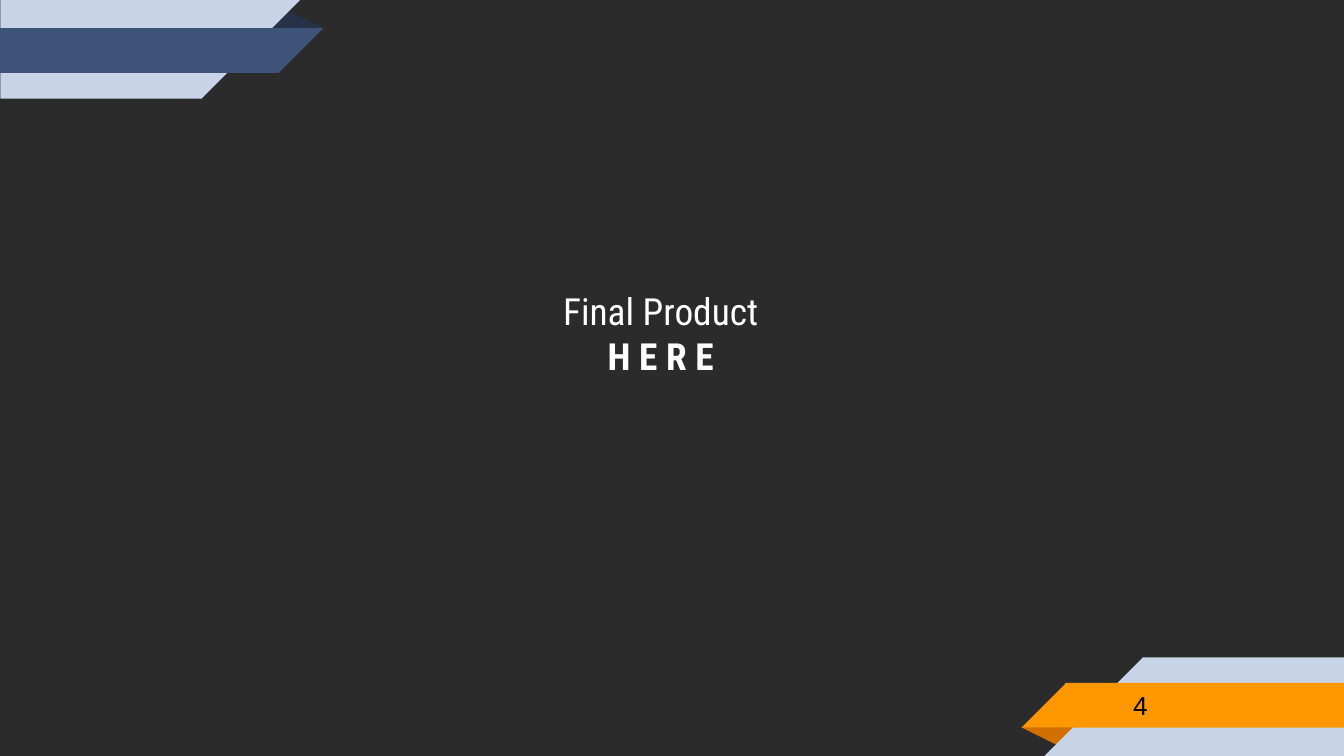
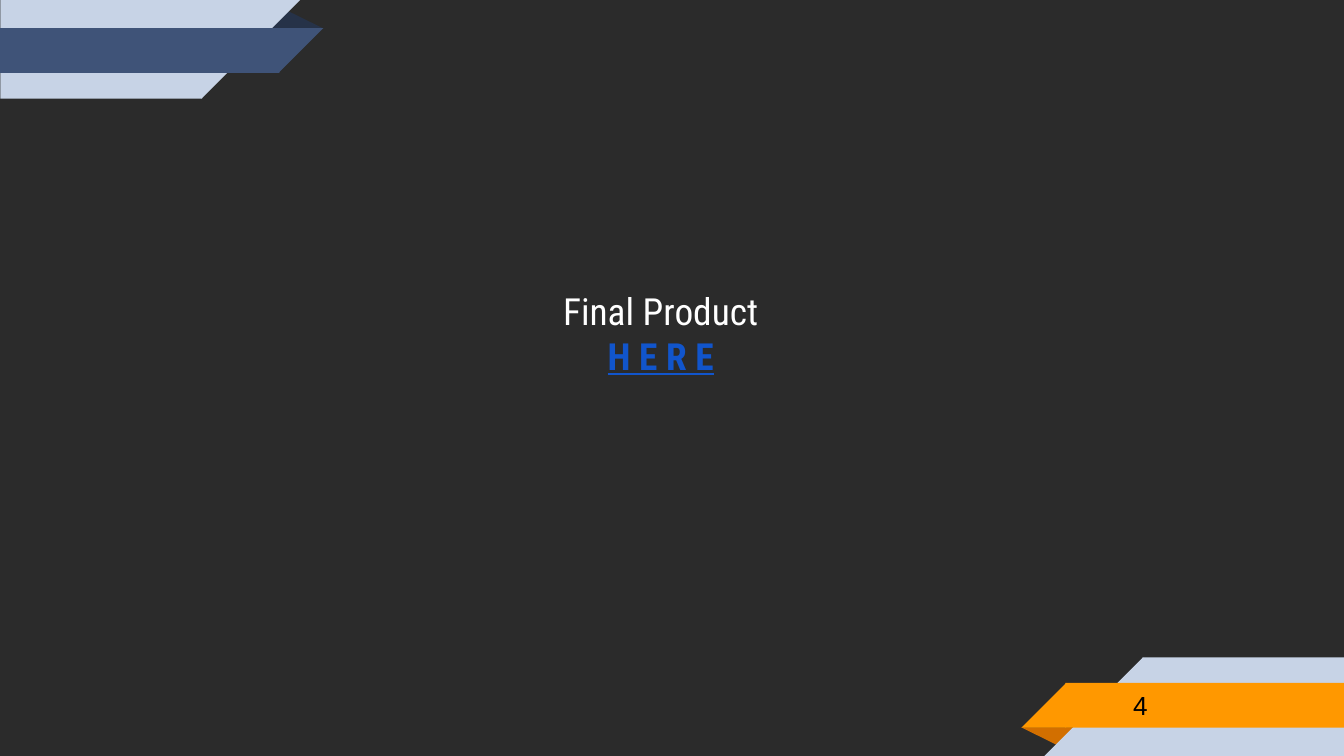
Before and after one commit to rtgiles/EventLite, a slide deck: slide 4 of EventLite.pptx. Drawn at 1344x756 pixels with LibreOffice and Linux fonts; fonts in the diff are those of the drawing; background and template pictures are left out; a plain dark background stands for a picture behind light text. Boxes give left, top, right and bottom in pixels: in the first picture for what was removed or moved away, otherwise in the second. Text is boxed around its words. In the diff, an @@ line names an element or a change of style, - is before the commit and + after.

```diff
--- a/EventLite.pptx
+++ b/EventLite.pptx
@@ title at (x1=608, y1=343, x2=713, y2=375): text colour #FFFFFF to #1155CC, underline on in "H E R E" @@
```
Also in this commit, not shown: 2 other slides changed, 6 other files.
